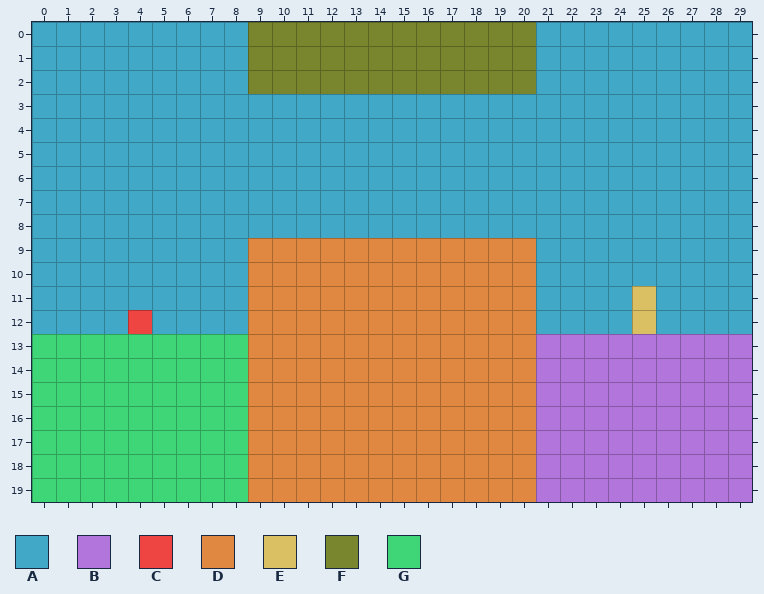
Tiled map -- Levels/level5.tmx. Above: the version before the commit.
Cells are 32x32 px. Shown: x 0..29, y 0..19.
Key: from "tilemap": A 0, B 2, C 3, D 4, E 5, F 6, G 7.
_ is an empty cell.
Layer "Kachelebene 1" before, first column x 0:
 0 AAAAAAAAAFFFFFFFFFFFFAAAAAAAAA
 1 AAAAAAAAAFFFFFFFFFFFFAAAAAAAAA
 2 AAAAAAAAAFFFFFFFFFFFFAAAAAAAAA
 3 AAAAAAAAAAAAAAAAAAAAAAAAAAAAAA
 4 AAAAAAAAAAAAAAAAAAAAAAAAAAAAAA
 5 AAAAAAAAAAAAAAAAAAAAAAAAAAAAAA
 6 AAAAAAAAAAAAAAAAAAAAAAAAAAAAAA
 7 AAAAAAAAAAAAAAAAAAAAAAAAAAAAAA
 8 AAAAAAAAAAAAAAAAAAAAAAAAAAAAAA
 9 AAAAAAAAADDDDDDDDDDDDAAAAAAAAA
10 AAAAAAAAADDDDDDDDDDDDAAAAAAAAA
11 AAAAAAAAADDDDDDDDDDDDAAAAEAAAA
12 AAAACAAAADDDDDDDDDDDDAAAAEAAAA
13 GGGGGGGGGDDDDDDDDDDDDBBBBBBBBB
14 GGGGGGGGGDDDDDDDDDDDDBBBBBBBBB
15 GGGGGGGGGDDDDDDDDDDDDBBBBBBBBB
16 GGGGGGGGGDDDDDDDDDDDDBBBBBBBBB
17 GGGGGGGGGDDDDDDDDDDDDBBBBBBBBB
18 GGGGGGGGGDDDDDDDDDDDDBBBBBBBBB
19 GGGGGGGGGDDDDDDDDDDDDBBBBBBBBB
And afterwards:
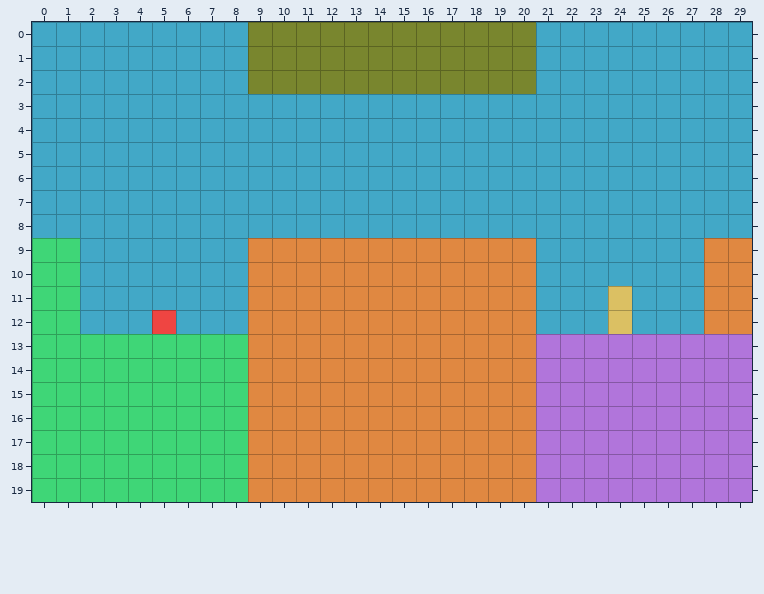
The exact change:
Changed rows in their new state; . is an unchanged cell.
Layer "Kachelebene 1":
first column x 0:
 9 GG..........................DD
10 GG..........................DD
11 GG......................EA..DD
12 GG..AC..................EA..DD
Pixel boxes of the changes (left, top, right, bottom) in both pictures:
changed: (32, 238, 80, 334)
changed: (704, 238, 752, 334)
changed: (608, 286, 656, 334)
changed: (128, 310, 176, 334)
